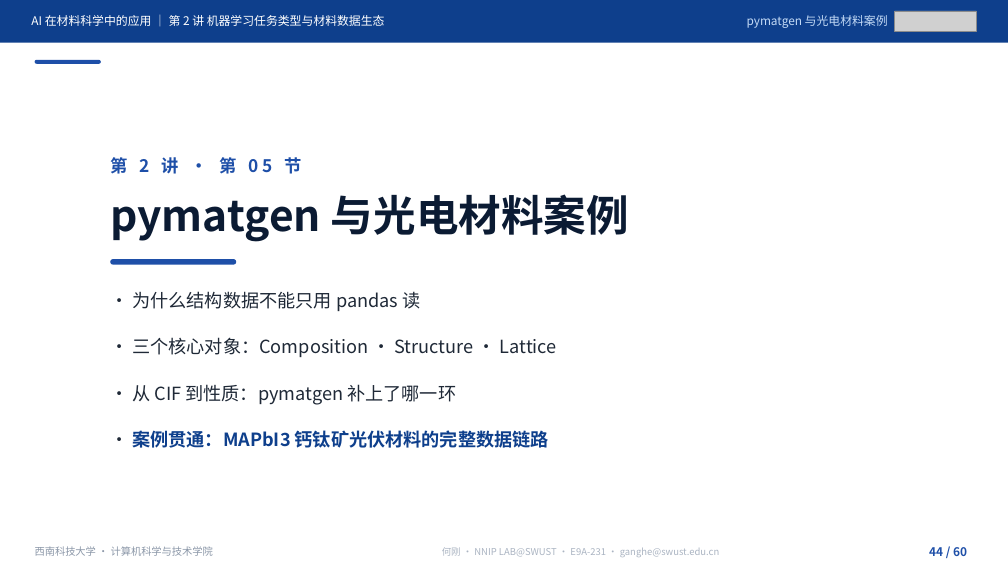
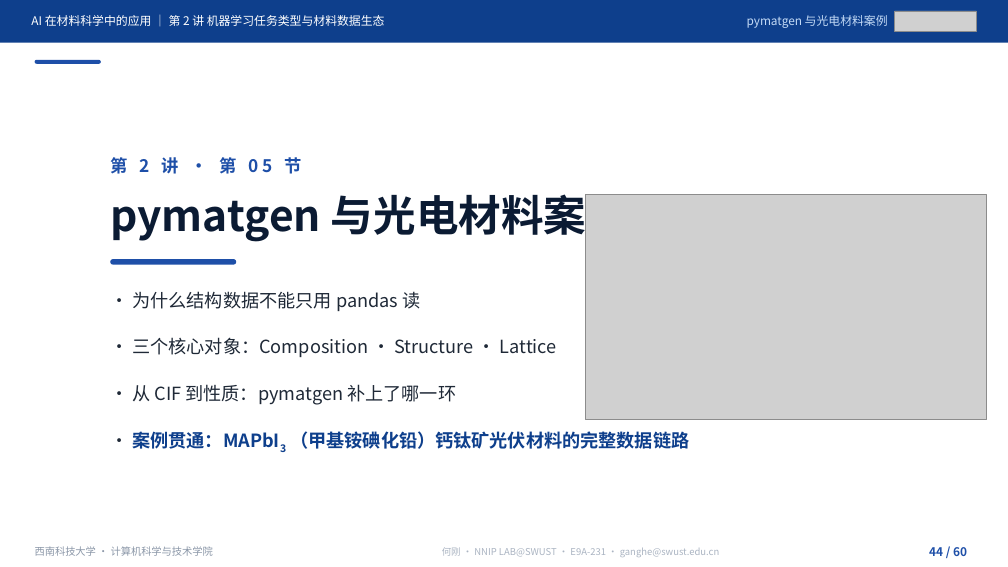
Before and after one commit to cosfrist/Applications-of-Artificial-Intelligence-in-Materials-Science-SWUST, a slide deck: slide 44 of lectures/02-机器学习任务类型与材料数据生态/AI在材料科学中的应用-第2讲 机器学习任务类型与材料数据生态-V5.pptx. Drawn at 1008x567 pixels with LibreOffice and Linux fonts; fonts in the diff are those of the drawing; grey boxes stand for pictures. Boxes give left, top, right and bottom in pixels: in the first picture for what was removed or moved away, otherwise in the second. Text is boxed around its words. In the diff, an @@ line names an element or a change of style, - is before the commit and + after.

Commit message:
第2讲课件按 2026-11-19 手动更新，配套文件同步
课件（8,774,546 → 8,739,397 B，SHA f12647c3…，仍 60 页）
- 术语统一：结构「策展库」→「精选库（Curated）」，P36—P39 相关表述同步改写
- P36 六问重写（开放/混合/订阅、访问方式、策展程度、规模覆盖、数据类型、FAIR）
- 页标题改写：P40「规模怎么读…」→「数据集规模」、P41「材料数据资源清单：从哪里找数据」→「材料数据资源清单」、
  P59 去「（10 分钟）」、P60「本讲小结、常见误区与下讲预告」→「本讲小结与下讲预告」
- 化学式改真下标：MAPbI3→MAPbI₃、ABX3→ABX₃、LiFePO4→LiFePO₄；P51 PCE 公式 Jsc/Voc/Pin 改下标
- 配图替换 P35、P36、P44、P49、P51：图片对象 91 → 94，唯一媒体 31 → 34

配套
- 讲义：按新备注重建 P2、P37、P44、P48、P51 五段；5 个页标题同步；
  备注里三处文本粘连（P37 的 HTE 注释、P48 的「甲基铵碘化铅」、P51 的 PCE 注释）只在原字符间插入换行，未改字
- 授课路线：5 个页标题同步
- source_index §6：按新课件重建 34 行（94 个图片对象、34 个唯一媒体、60 页眉）
- SHA256 清单：课件/讲义/路线/索引四行重算，复算 6/6 一致
- README：版本改 2026-11-19，新增修订说明，并更正上一轮遗留的「可见文字与备注未变」错误表述

```diff
--- a/lectures/02-机器学习任务类型与材料数据生态/AI在材料科学中的应用-第2讲 机器学习任务类型与材料数据生态-V5.pptx
+++ b/lectures/02-机器学习任务类型与材料数据生态/AI在材料科学中的应用-第2讲 机器学习任务类型与材料数据生态-V5.pptx
@@ picture added at <box>585,195,987,420</box> @@
@@ text at <box>132,431,689,449</box>: text changed @@
-· 案例贯通：MAPbI3 钙钛矿光伏材料的完整数据链路
+· 案例贯通：MAPbI3 （甲基铵碘化铅）钙钛矿光伏材料的完整数据链路
```
Also in this commit, not shown: 16 other slides changed, 5 other files.
